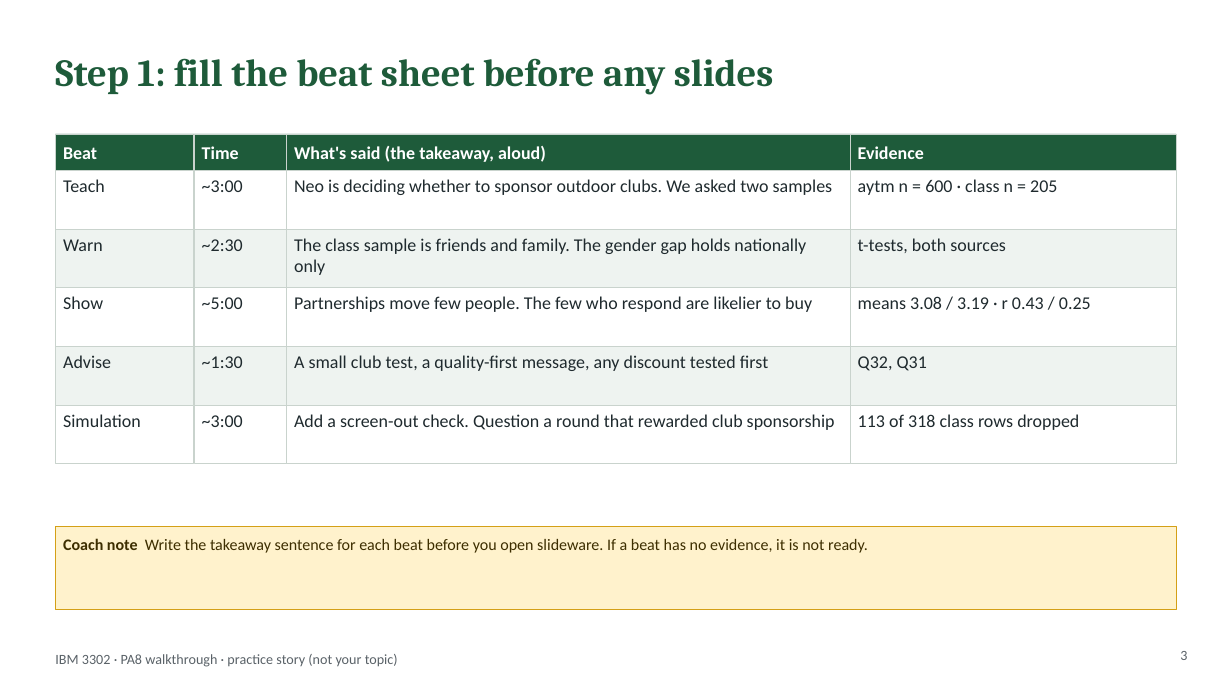
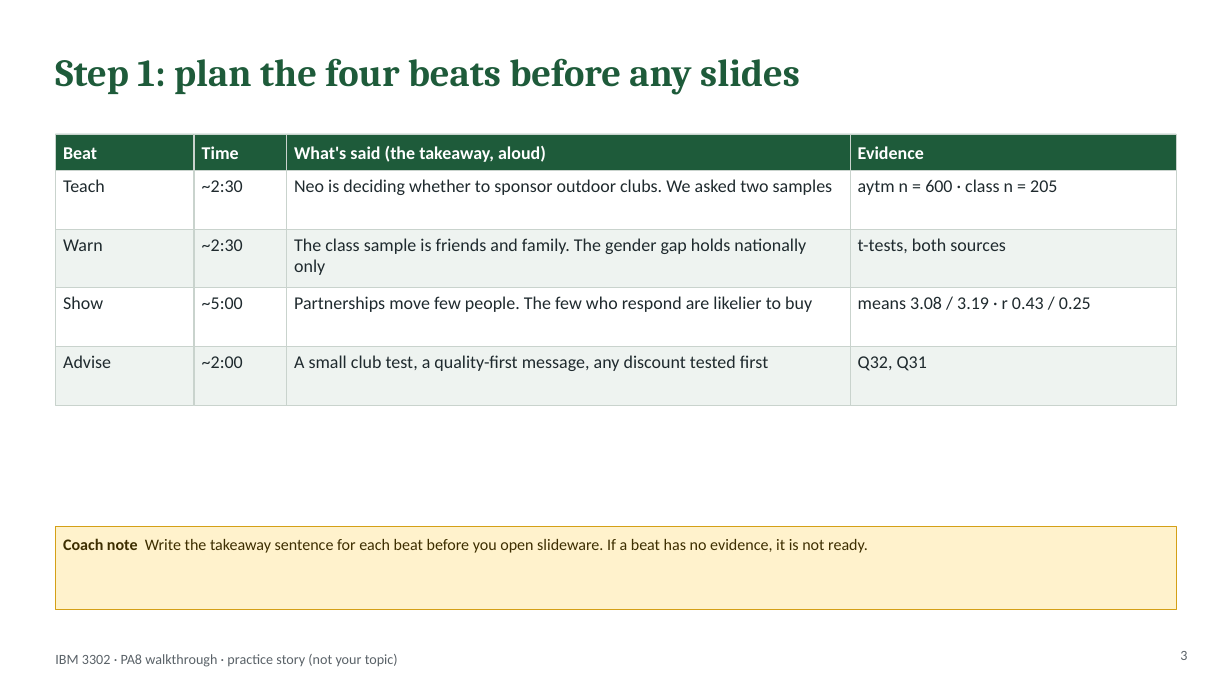
Before and after one commit to lyf718718/mktg-research-sim, a slide deck: slide 3 of hub/files/PA8_Presentation_Walkthrough.pptx. Drawn at 1232x693 pixels with LibreOffice and Linux fonts; fonts in the diff are those of the drawing. Boxes give left, top, right and bottom in pixels: in the first picture for what was removed or moved away, otherwise in the second. Text is boxed around its words. In the diff, an @@ line names an element or a change of style, - is before the commit and + after.

```diff
--- a/hub/files/PA8_Presentation_Walkthrough.pptx
+++ b/hub/files/PA8_Presentation_Walkthrough.pptx
@@ title at <box>55,58,800,95</box>: text changed @@
-Step 1: fill the beat sheet before any slides
+Step 1: plan the four beats before any slides
@@ text in rectangle at <box>202,180,243,192</box>: text changed @@
-~3:00
+~2:30
@@ text in rectangle at <box>202,356,243,368</box>: text changed @@
-~1:30
+~2:00
@@ rectangle removed at <box>55,405,194,463</box> @@
-Simulation
@@ rectangle removed at <box>194,405,287,463</box> @@
-~3:00
@@ rectangle removed at <box>287,405,850,463</box> @@
-Add a screen-out check. Question a round that rewarded club sponsorship
@@ rectangle removed at <box>850,405,1177,463</box> @@
-113 of 318 class rows dropped
```
Also in this commit, not shown: 4 other slides changed, 1 slide removed, 15 other files.
